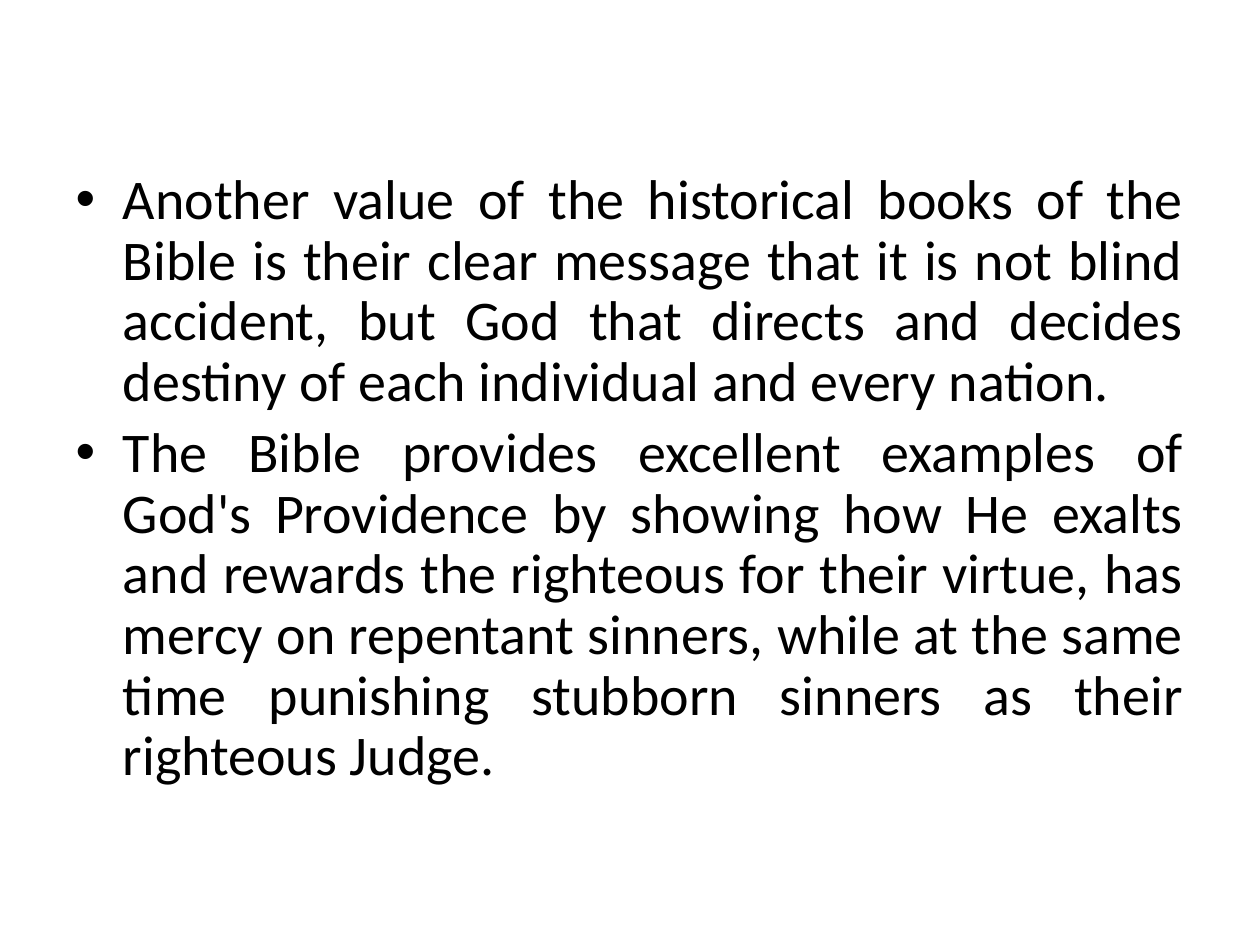
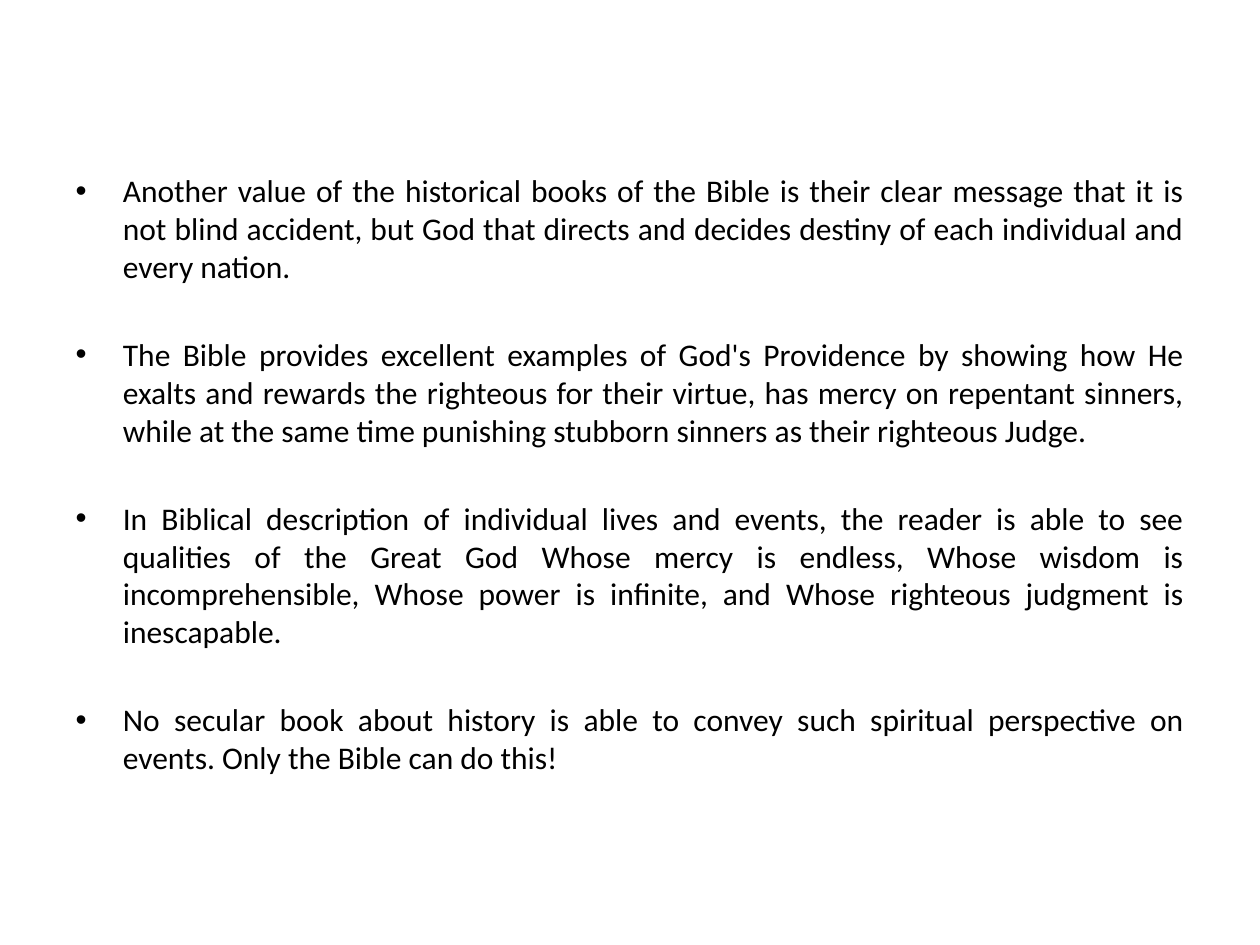
Before and after one commit to mutanganajoseph/Documents, a slide deck: slide 33 of auca/sem-1/intro-to-Bible-study/1 intro to Bible study Notes.pptx (slide 40 before the commit). Drawn at 1260x945 pixels with LibreOffice and Linux fonts; fonts in the diff are those of the drawing. Boxes give left, top, right and bottom in pixels: in the first picture for what was removed or moved away, otherwise in the second. Text is boxed around its words. In the diff, an @@ line names an element or a change of style, - is before the commit and + after.

```diff
--- a/auca/sem-1/intro-to-Bible-study/1 intro to Bible study Notes.pptx
+++ b/auca/sem-1/intro-to-Bible-study/1 intro to Bible study Notes.pptx
@@ text at bbox=[123, 180, 1183, 448]: size 32 to 18 pt in "Another value of the historical books of ...", "The Bible provides excellent examples of God's ..."; line spacing 0.9 to 1; less space between paragraphs @@
@@ text at bbox=[123, 508, 1184, 774]: paragraphs added @@
+• In Biblical description of individual lives and events, the reader is able to see qualities of the Great God Whose mercy is endless, Whose wisdom is incomprehensible, Whose power is infinite, and Whose righteous judgment is inescapable.
+• No secular book about history is able to convey such spiritual perspective on events. Only the Bible can do this!
```
Also in this commit, not shown: 44 other slides changed, 1 slide added, 18 slides removed, 1 other file.
